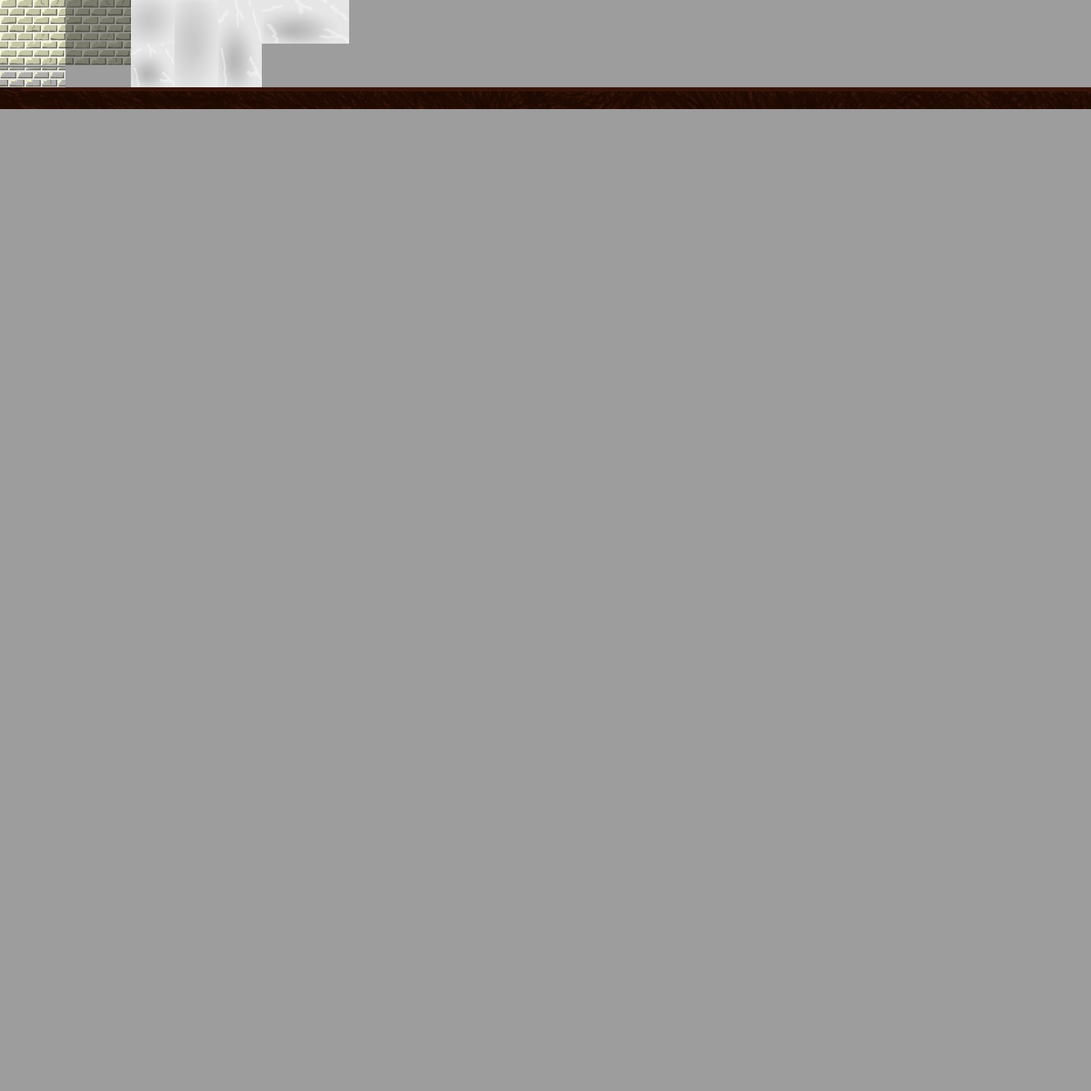
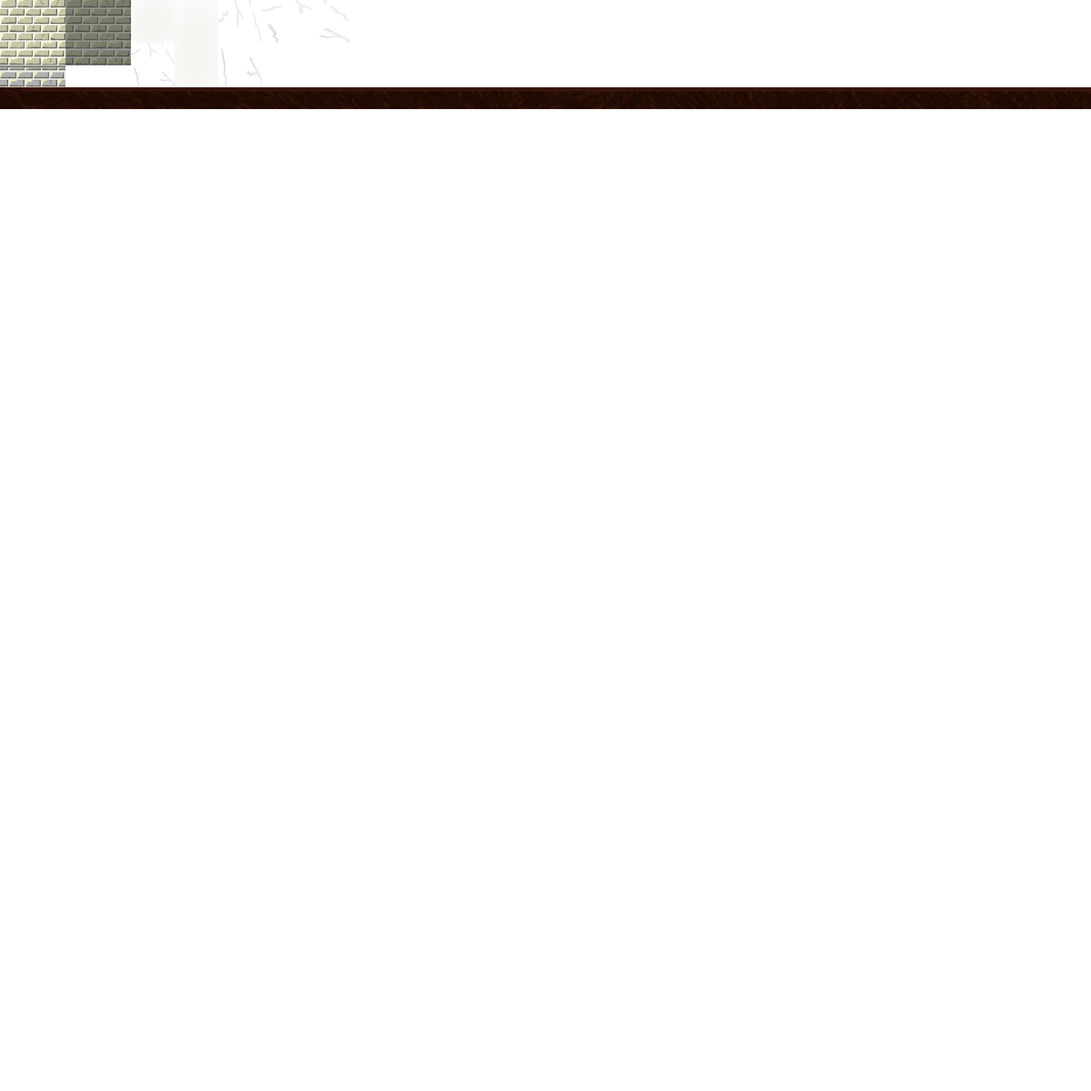
Layer changes from the first 1091 x 1091 image to the second:
hid "Arrière-plan" over [0,0,1091,1091]
